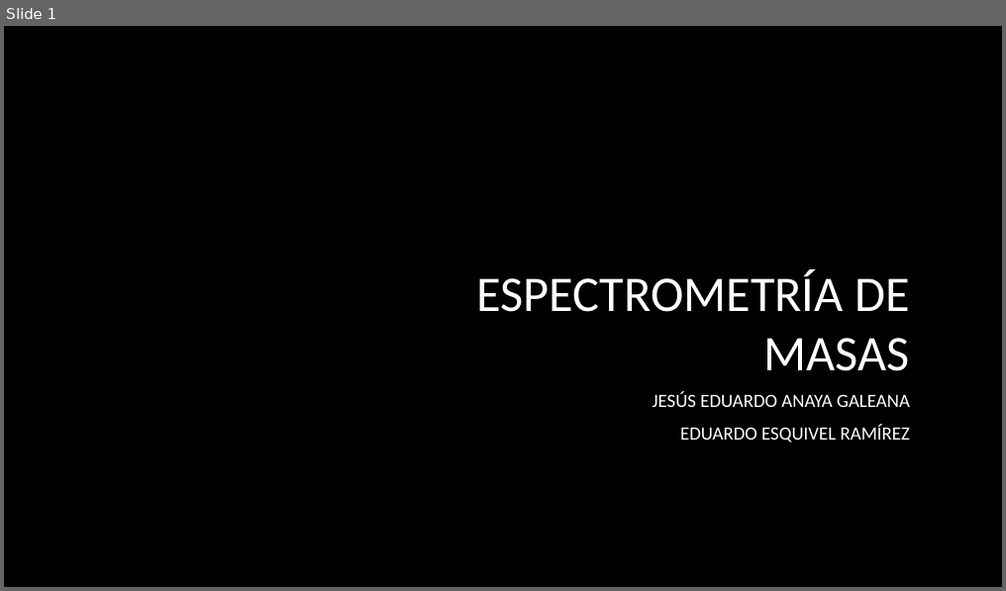
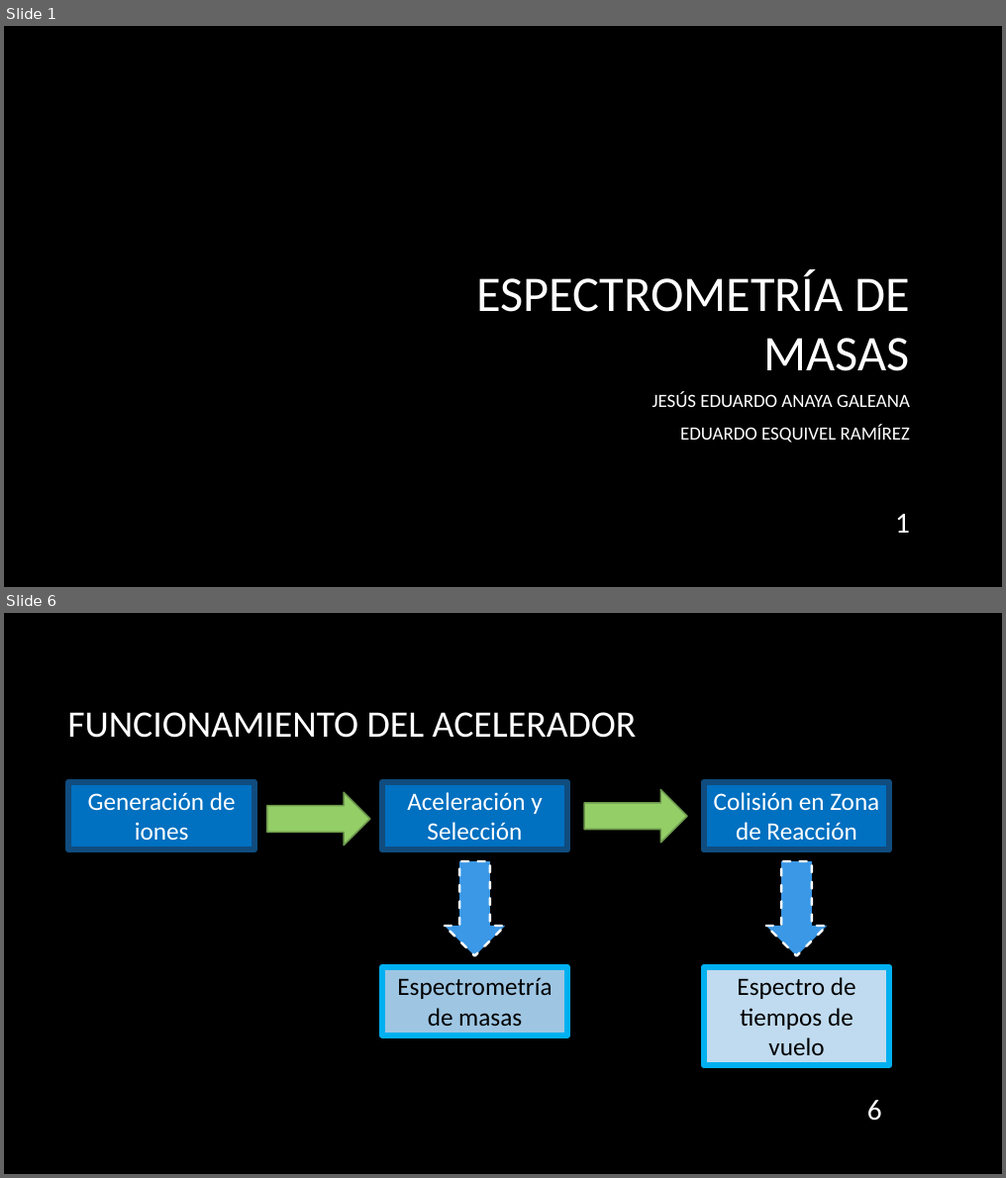
Before and after one commit to EduardoEsquivel/Ciencias, a slide deck: 9no Semestre/Laboratorio de Física Contemporánea 2/Practica 2/Espectrometría de masas.pptx. Shown one above the other, each under a label of ours: slide 1 before the commit, slides 1 and 6 after it; the slides between them are not shown. The pictures are 1006x591 and 1006x1178 pixels, drawn with LibreOffice and Linux fonts; fonts in the diff are those of the drawing; background and template pictures are left out. Boxes give left, top, right and bottom in pixels: in the first picture for what was removed or moved away, otherwise in the second. Text is boxed around its words. In the diff, an @@ line names an element or a change of style, - is before the commit and + after.

```diff
--- a/9no Semestre/Laboratorio de Física Contemporánea 2/Practica 2/Espectrometría de masas.pptx
+++ b/9no Semestre/Laboratorio de Física Contemporánea 2/Practica 2/Espectrometría de masas.pptx
@@ slide 6 added at [4,613,1002,1174], background picture (left out) @@
@@ title added at [67,712,637,738], 36 pt, text #FFFFFF @@
+FUNCIONAMIENTO DEL ACELERADOR
@@ rectangle added at [68,782,254,851], fill #0070C0, outline #104C7E 5.75 pt, 24 pt, text #FFFFFF @@
+Generación de iones
@@ rectangle added at [382,782,567,851], fill #0070C0, outline #104C7E 5.75 pt, 24 pt, text #FFFFFF @@
+Aceleración y Selección
@@ right arrow added at [584,789,687,843], fill #94CE67, outline #6D984C 1.5 pt @@
@@ rectangle added at [704,782,890,851], fill #0070C0, outline #104C7E 5.75 pt, 24 pt, text #FFFFFF @@
+Colisión en Zona de Reacción
@@ right arrow added at [267,792,371,846], fill #94CE67, outline #6D984C 1.5 pt @@
@@ down arrow added at [445,861,505,957], fill #3B98E6, outline #FFFFFF 2.25 pt dashed @@
@@ down arrow added at [766,861,827,957], fill #3B98E6, outline #FFFFFF 2.25 pt dashed @@
@@ rectangle added at [382,967,567,1035], fill #A0C9E6, outline #00B0F0 5.75 pt, 24 pt, text #000000 @@
+Espectrometría de masas
@@ rectangle added at [704,967,890,1065], fill #C0DBEF, outline #00B0F0 5.75 pt, 24 pt, text #000000 @@
+Espectro de tiempos de vuelo
@@ page number added at [867,1100,882,1121], 28 pt, text #FFFFFF @@
+6
@@ slide 1 changed as well @@
@@ page number added at [895,514,910,533], 28 pt, text #FFFFFF @@
+1
```
Also in this commit, not shown: 21 other slides added, 1 slide removed, 22 other files.
